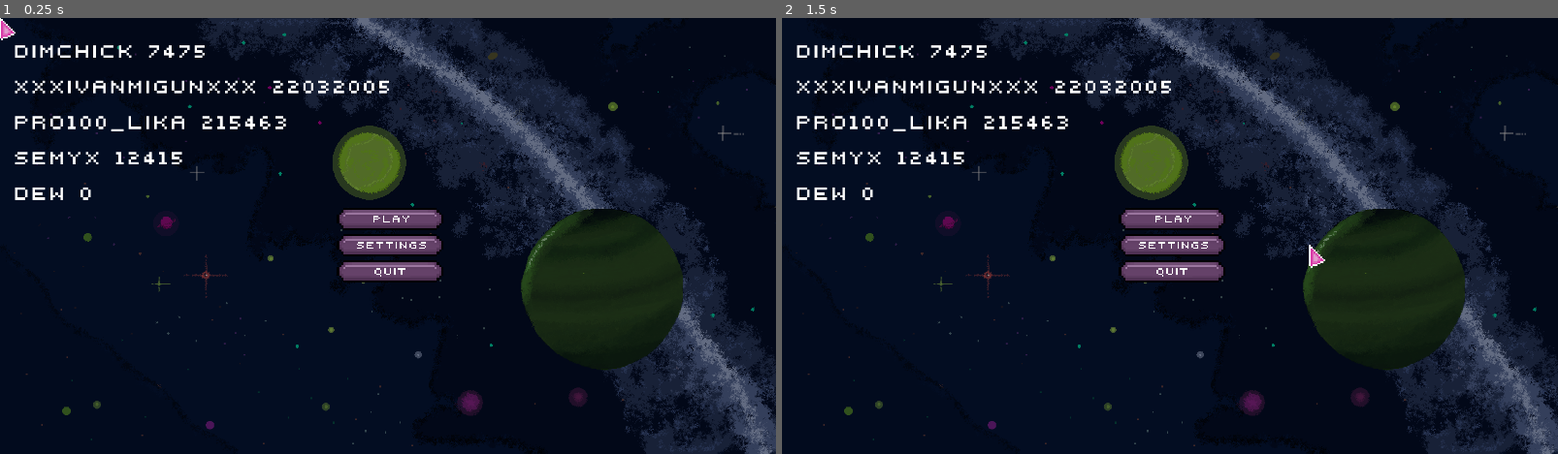
Above: before the commit, frames 1-2 (left to right).
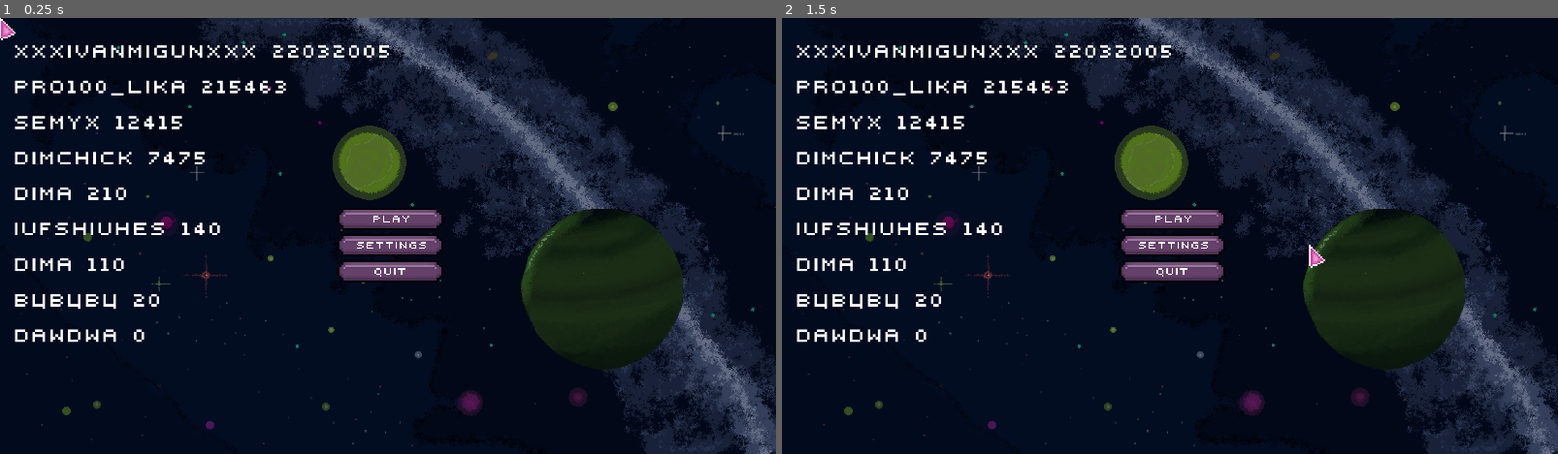
Above: after the commit, the same moments.

Repository: sgn-fade/pinky_project
Game: Godot game, scene res://scenes/World.tscn
Two runs of this game, one before a commit and one after it. Both use one fixed random seed, a clock stepped at 60 frames per second and the inputs below.
Inputs:
- Up to frame 1 (0.25 s): no input
- Up to frame 2 (1.5 s): click "play" at 0.5 s; click "play" at 1.25 s

The runs differ from the first frame. In frame 1, 3.2% of the frame differs, in the area x 1-51%, y 6-75%; in frame 2, 3.2%.

Commit message:
bugs
fixed bug with sharing modules and loading spell pictures

Diff:
--- a/my_config.json
+++ b/my_config.json
@@ -1 +1 @@
-{"22032005":"XXXivanmigunXXX","215463":"PRO100_lika","12415":"SEMYX","7475":"DIMCHICK","0":"dew"}
+{"22032005":"XXXivanmigunXXX","215463":"PRO100_lika","12415":"SEMYX","7475":"DIMCHICK","0":"dawdwa","20":"вцвцвц","110":"dima","210":"dima","140":"iufshiuhes"}
--- a/project.godot
+++ b/project.godot
@@ -20,6 +20,11 @@
 "path": "res://scripts/Enemies/enemy.gd"
 }, {
 "base": "Goblins",
+"class": "Goblin_mage",
+"language": "GDScript",
+"path": "res://scripts/Enemies/Goblins/goblin_mage.gd"
+}, {
+"base": "Goblins",
 "class": "Goblin_melee",
 "language": "GDScript",
 "path": "res://scripts/Enemies/Goblins/goblin_melee.gd"
@@ -42,6 +47,7 @@
 _global_script_class_icons={
 "Elementals": "",
 "Enemies": "",
+"Goblin_mage": "",
 "Goblin_melee": "",
 "Goblins": "",
 "Skelet": "",
@@ -72,7 +78,6 @@
 
 window/size/width=1920
 window/size/height=1080
-window/size/fullscreen=true
 window/vsync/use_vsync=false
 window/stretch/mode="viewport"
 window/stretch/aspect="keep"
--- a/scenes/Control.tscn
+++ b/scenes/Control.tscn
@@ -257,12 +257,12 @@
 rect_scale = Vector2( 3, 3 )
 rect_pivot_offset = Vector2( 22, 0 )
 max_value = 4000.0
-value = 1000.0
+value = 4000.0
 texture_under = ExtResource( 13 )
 texture_progress = ExtResource( 14 )
 fill_mode = 4
 radial_initial_angle = 301.6
-radial_fill_degrees = 116.0
+radial_fill_degrees = 111.9
 radial_center_offset = Vector2( 0, 7.606 )
 script = ExtResource( 6 )
 
--- a/scenes/World.tscn
+++ b/scenes/World.tscn
@@ -11,5 +11,4 @@
 
 [node name="CanvasModulate" type="CanvasModulate" parent="."]
 process_priority = -71
-visible = false
 color = Color( 0.313726, 0.313726, 0.313726, 1 )
--- a/scripts/Enemies/Goblins/goblin_mage.gd
+++ b/scripts/Enemies/Goblins/goblin_mage.gd
@@ -43,7 +43,6 @@
 func idle():
 	yield(get_tree().create_timer(randf()), "timeout")
 	current_state = States.IDLE
-
 func searching_player(delta):
 
 	if current_state != States.SEARCH:
--- a/scripts/Global_World_Info.gd
+++ b/scripts/Global_World_Info.gd
@@ -1,5 +1,4 @@
 extends Node
-
 onready var world = get_node("/root")
 var liderboard = {
 	22032005:"XXXivanmigunXXX",
--- a/scripts/Player_Data.gd
+++ b/scripts/Player_Data.gd
@@ -1,10 +1,10 @@
 extends Node
-var hp = 10
-var max_hp = 10
+var hp = 50
+var max_hp = 50
 var coins = 0
 onready var ui = get_node("/root/World/Ui")
 onready var player_scene = load("res://scenes/main_character.tscn")
-onready var player = player_scene.instance()
+onready var player = null
 var score = 0
 var weapon = null
 var closest_interactive_object = null
@@ -30,6 +30,10 @@
 func set_position(position):
 	player.global_position = position
 
+func ready():
+	if player != null:
+		return true
+	return false
 
 func get_body():
 	return player
@@ -89,4 +93,5 @@
 	player.global_position = Vector2(0, 0)
 
 func spawn():
+	player = player_scene.instance()
 	GlobalWorldInfo.get_world().add_child(player)
--- a/scripts/Ui.gd
+++ b/scripts/Ui.gd
@@ -26,6 +26,8 @@
 
 
 func _process(delta):
+	if !Player.ready():
+		return
 	if Player.get_state() == Player.get_body().States.DEAD:
 		return
 	if Input.is_action_just_pressed("open_inventory"):
--- a/scripts/World.gd
+++ b/scripts/World.gd
@@ -33,8 +33,8 @@
 	Player.set_position(Vector2.ZERO)
 
 func load_game():
+	spawn_player()
 	go_to_hub()
-	spawn_player()
 	var drop = weapon_drop.instance()
 	add_child(drop)
 	drop.global_position = Vector2(40, -10)
--- a/scripts/character.gd
+++ b/scripts/character.gd
@@ -204,6 +204,7 @@
 			yield(timer, "timeout")
 
 func push_body():
+	_animated_sprite.play("idle")
 	var player_offcet_dir = (get_global_mouse_position() - global_position).normalized()
 	for i in 8:
 			velocity = velocity.linear_interpolate(player_offcet_dir * 50, 0.40)
--- a/scripts/drops/weapon_drop.gd
+++ b/scripts/drops/weapon_drop.gd
@@ -12,7 +12,7 @@
 	weapon_list.append(old_goblins_magic_wand)
 	weapon_list.append(fire_book_tome_1)
 	weapon_list.append(goblin_sword)
-	weapon = goblin_sword.new()
+	weapon = weapon_list.pop_at(randi()% weapon_list.size()).new()
 	EventBus.connect("go_to_hub", self, "go_to_hub")
 
 
--- a/scripts/event bus.gd
+++ b/scripts/event bus.gd
@@ -41,7 +41,7 @@
 
 signal set_spell_icon_to_game(module_icon, button)
 signal remove_spell_icon_from_game(button)
-
+signal clear_spell_icons()
 
 signal add_weapon_to_inventory(weapon)
 signal remove_weapon_from_inventory()
--- a/scripts/game_ui.gd
+++ b/scripts/game_ui.gd
@@ -5,6 +5,7 @@
 	EventBus.connect("set_spell_icon_to_game", self, "_on_set_spell_icon_to_game")
 	EventBus.connect("start_spell_cooldown", self, "_on_start_spell_cooldown")
 	EventBus.connect("remove_spell_icon_from_game", self, "_on_remove_spell_icon_from_game_ui")
+	EventBus.connect("clear_spell_icons", self, "clear_spell_icons")
 
 	EventBus.connect("show_module_stats_on_game_screen", self, "_on_show_module_stats_on_game_screen")
 	EventBus.connect("hide_module_stats_on_game_screen", self, "_on_hide_module_stats_on_game_screen")
@@ -36,6 +37,9 @@
 func _on_set_spell_icon_to_game(module_icon, button):
 	get_node("spell_slot_panel/%s" % button).texture_progress = module_icon
 
+func clear_spell_icons():
+	for node in $spell_slot_panel.get_children():
+		node.texture_progress = null
 
 func _on_start_spell_cooldown(time, button):
 	var timer := Timer.new()
--- a/scripts/player_inventory.gd
+++ b/scripts/player_inventory.gd
@@ -30,10 +30,11 @@
 		current_cell.cell_index = i
 		if cells[i].module != null:
 			var slot = spell_slot_button_scene.instance()
-			slot.init( cells[i].module)
+			slot.init(cells[i].module, i)
 			slot.rect_position = cells[i].position
 			slot.set_equiped(true)
 			$cells.add_child(slot)
+			EventBus.emit_signal("set_spell_icon_to_game", cells[i].module.spell_icon, cells[i].button)
 
 func remove_all_cells():
 	$weapon_slot.visible = true
@@ -49,12 +50,13 @@
 
 func add_module_to_place(module, is_new, place, cell_index):
 	var slot = spell_slot_button_scene.instance()
-	slot.init(module)
+	slot.init(module, cell_index)
 	if place == "inventory":
 		$inventory/modules.add_child(slot)
 		if is_new:
 			slot.set_new_label(true)
 	elif place == "equipment":
+		Player.get_weapon().add_module_to_weapon(module, is_new, place, cell_index)
 		slot.rect_position = cells[cell_index].position
 		slot.set_equiped(true)
 		$cells.add_child(slot)
@@ -70,6 +72,7 @@
 		choosed_slot = slot
 	else:
 		EventBus.emit_signal("add_module_to_place", slot.module, false, "inventory", -1)
+		Player.get_weapon().remove_module_from_weapon(slot.module, slot.index)
 		slot.queue_free()
 
 
@@ -82,6 +85,7 @@
 
 func _on_remove_weapon_from_slot():
 	EventBus.emit_signal("add_weapon_to_inventory", Player.get_weapon())
+	EventBus.emit_signal("clear_spell_icons")
 	EventBus.emit_signal("switch_hands_stance", null)
 	Player.set_weapon(null)
 	remove_all_cells()
--- a/scripts/ui/liderboard.gd
+++ b/scripts/ui/liderboard.gd
@@ -5,16 +5,12 @@
 
 func print_board():
 	text = ""
-	var liders = {}
+	var liders_int_keys = []
 	for key in GlobalWorldInfo.liderboard.keys():
-		liders[key] = GlobalWorldInfo.liderboard[key]
-	var highest_liders_score = -1
-	var highest_liders_name
-	while liders.size() > 0:
-		highest_liders_score = -1
-		var max_score = -1
-		highest_liders_score = liders.keys().max()
-		highest_liders_name = liders[highest_liders_score]
+		liders_int_keys.append(int(key))
+	liders_int_keys.sort()
 
-		liders.erase(highest_liders_score)
+	for i in range(liders_int_keys.size()):
+		var highest_liders_score = liders_int_keys.pop_at(-1)
+		var highest_liders_name = GlobalWorldInfo.liderboard[String(highest_liders_score)]
 		text += highest_liders_name + " " + str(highest_liders_score) + "\n"
--- a/scripts/ui/spell_slot_button.gd
+++ b/scripts/ui/spell_slot_button.gd
@@ -1,16 +1,16 @@
 extends Control
 var module = null
 var modules_drop = load("res://scenes/modules_drop.tscn")
-var mouse_focus = false
 onready var new = get_node("button/new_label")
 onready var main_button = get_node("button")
 var equiped = false
+var index = null
 
 
-func init(module_new):
+func init(module_new, cell_index):
 	self.module = module_new
+	self.index = cell_index
 	set_button_texture()
-
 
 func _process(delta):
 	if $menu.animation == "open" and $menu.frame == 10:
@@ -31,6 +31,8 @@
 func set_new_label(state):
 	new.visible = state
 
+func is_new():
+	return new.visible
 
 func _input(event):
 	if (
--- a/scripts/weapon.gd
+++ /dev/null
@@ -1,98 +0,0 @@
-extends Node
-
-var equiped
-var icon
-var rarity
-var modules = []
-var Buttons_binds = Options.Buttons_binds
-
-var Spells_buttons = {
-	Buttons_binds["slot1"] : null,
-	Buttons_binds["slot2"] : null,
-	Buttons_binds["slot3"] : null,
-	Buttons_binds["slot4"] : null,
-	Buttons_binds["slot5"] : null,
-	Buttons_binds["slot6"] : null,
-}
-var buttons = Buttons_binds.keys()
-
-var module_position_list = [
-	Vector2(418, 123),
-	Vector2(649, 209),
-	Vector2(733, 446),
-	Vector2(649, 685),
-	Vector2(418, 767),
-	Vector2(187, 684),
-	Vector2(103, 446),
-	Vector2(188, 208)
-]
-var positions = module_position_list
-
-var cells = []
-
-func get_cells():
-	return cells
-
-
-func _ready():
-	pass
-
-
-func _init():
-	EventBus.connect("add_module_to_place", self, "_on_add_module_to_place")
-	randomize()
-	for i in 4:
-		cells.append(cell.new(positions.pop_at(randi()%positions.size())))
-
-
-func input(event):
-	var input_key = null
-	if Input.is_action_just_pressed(Buttons_binds["slot1"]):
-		input_key = "slot1"
-	if Input.is_action_just_pressed(Buttons_binds["slot2"]):
-		input_key = "slot2"
-	if Input.is_action_just_pressed(Buttons_binds["slot3"]):
-		input_key = "slot3"
-	if Input.is_action_just_pressed(Buttons_binds["slot4"]):
-		input_key = "slot4"
-	if Input.is_action_just_pressed(Buttons_binds["slot5"]):
-		input_key = "slot5"
-	if Input.is_action_just_pressed(Buttons_binds["slot6"]):
-		input_key = "slot6"
-	if input_key != null and Spells_buttons[Buttons_binds[input_key]] != null and Spells_buttons[Buttons_binds[input_key]].get_ready():
-
-		Spells_buttons[Buttons_binds[input_key]].cast()
-		EventBus.emit_signal("start_spell_cooldown", Spells_buttons[Buttons_binds[input_key]].cooldown, input_key)
-
-
-func _on_add_module_to_place(module, new, place, cell_index):
-	if place == "equipment":
-		cells[cell_index].module = module
-		cells[cell_index].button = buttons.pop_at(0)
-		Spells_buttons[Buttons_binds[cells[cell_index].button]] = module
-		EventBus.emit_signal("set_spell_icon_to_game", module.spell_icon, cells[cell_index].button)
-	if place == "inventory" and not new:
-		buttons.append(cells[cell_index].button)
-		cells[cell_index].button = null
-		cells[cell_index].module = null
-
-func remove_spell_from_button(button):
-	EventBus.emit_signal("remove_spell_icon_from_game", button)
-	var module = Spells_buttons[button]
-	Spells_buttons[button] = null
-	return module
-
-
-func get_spell_from_button(button):
-	return Spells_buttons[button]
-
-
-
-class cell:
-	var button
-	var position
-	var module
-	var link
-	func _init(pos):
-		module = null
-		position = pos
--- a/scripts/weapons/magic_weapon.gd
+++ b/scripts/weapons/magic_weapon.gd
@@ -1,4 +1,4 @@
-extends "res://scripts/weapon.gd"
+extends "res://scripts/weapons/weapon.gd"
 
 var spell_module_buffs = []
 var mana #mb
--- a/scripts/weapons/weapon.gd
+++ b/scripts/weapons/weapon.gd
@@ -44,10 +44,10 @@
 
 
 func _init():
-	EventBus.connect("add_module_to_place", self, "_on_add_module_to_place")
 	randomize()
-	for i in 4:
-		cells.append(cell.new(positions.pop_at(randi()%positions.size())))
+	if self.get_type() != "melee":
+		for i in 4:
+			cells.append(cell.new(positions.pop_at(randi()%positions.size())))
 
 
 func input(event):
@@ -70,22 +70,22 @@
 		EventBus.emit_signal("start_spell_cooldown", Spells_buttons[Buttons_binds[input_key]].cooldown, input_key)
 
 
-func _on_add_module_to_place(module, new, place, cell_index):
+func add_module_to_weapon(module, new, place, cell_index):
 	if place == "equipment":
 		cells[cell_index].module = module
 		cells[cell_index].button = buttons.pop_at(0)
 		Spells_buttons[Buttons_binds[cells[cell_index].button]] = module
 		EventBus.emit_signal("set_spell_icon_to_game", module.spell_icon, cells[cell_index].button)
-	if place == "inventory" and not new:
+
+
+
+func remove_module_from_weapon(module, cell_index):
+	if not module.is_new():
+		EventBus.emit_signal("remove_spell_icon_from_game", cells[cell_index].button)
 		buttons.append(cells[cell_index].button)
 		cells[cell_index].button = null
 		cells[cell_index].module = null
-
-func remove_spell_from_button(button):
-	EventBus.emit_signal("remove_spell_icon_from_game", button)
-	var module = Spells_buttons[button]
-	Spells_buttons[button] = null
-	return module
+		Spells_buttons[cells[cell_index].button] = null
 
 
 func get_spell_from_button(button):
@@ -95,8 +95,16 @@
 class cell:
 	var button
 	var position
-	var module
+	var cell_index
+	var module setget set_module, get_module
 	var link
 	func _init(pos):
 		module = null
 		position = pos
+	func get_position():
+		return position
+
+	func get_module():
+		return module
+	func set_module(new_module):
+		module = new_module
Not shown, changed: export.rar
